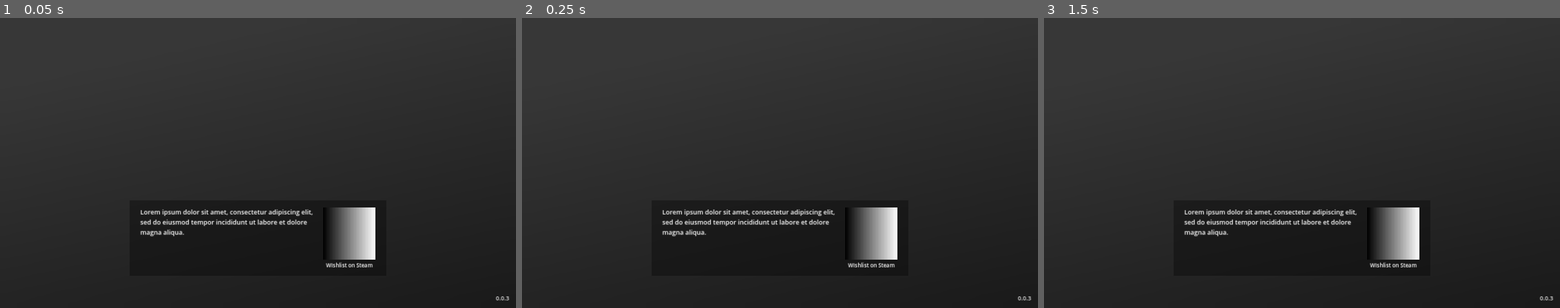
Above: before the commit, frames 1-3 (left to right).
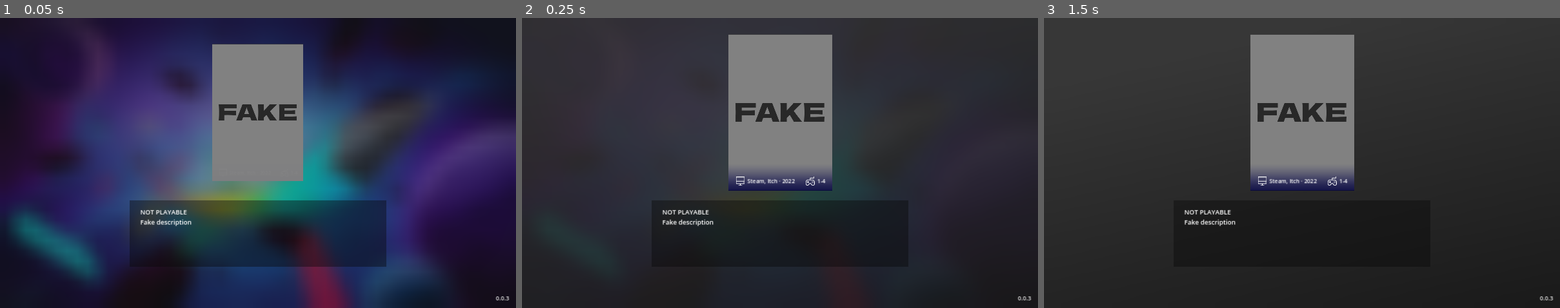
Above: after the commit, the same moments.

Repository: MrEliptik/game_launcher
Game: Godot game, scene res://scenes/app/app.tscn
Two runs of this game, one before a commit and one after it. Both use one fixed random seed, a clock stepped at 60 frames per second and the inputs below.
Inputs (mouse positions are in pixels of both pictures, inside the frame that each line leads up to):
- Up to frame 1 (0.05 s): no input
- Up to frame 2 (0.25 s): no input
- Up to frame 3 (1.5 s): move the mouse to (1415, 148) at 0.52 s; hold Right (ui_right) 0.53-1.28 s; tap Enter at 1.25 s; move the mouse to (1198, 177) at 1.27 s; hold Left (ui_left) from 1.28 s (still down)

The runs differ from the first frame. In frame 1, 83% of the frame differs, in the area x 0-100%, y 0-100%; in frame 2, 13%; in frame 3, 13%.
Error before the commit: Parse Error: Identifier "instance" not declared in the current scope. (res://scenes/carousel/scripts/carousel.gd:45)
Error after the commit: Invalid call. Nonexistent function 'has' in base 'Nil'. (res://shared/utils/update_checker.gd:29)

Commit message:
Post merge fix

Diff:
--- a/scenes/carousel/scripts/carousel.gd
+++ b/scenes/carousel/scripts/carousel.gd
@@ -30,6 +30,10 @@
 		instance.properties = to_create[key]
 		game_buttons.append(instance)
 
+		# disable non playable games
+		var playable: bool =  instance.properties.get("playable") if instance.properties.get("playable") else false
+		instance.disabled = not playable
+
 	# Sort using order values
 	game_buttons.sort_custom(sort_btns_ascending)
 
@@ -41,9 +45,6 @@
 		btn.position.x += (btn.size.x + button_offset.x) * count
 		count += 1
 
-		# disable non playable games
-		var playable: bool =  instance.properties.get("playable") if instance.properties.get("playable") else false
-		instance.disabled = not playable
 
 	if get_child_count() > 0:
 		# Call deferred to make sure the app has time to connect focus signal and react accordingly
